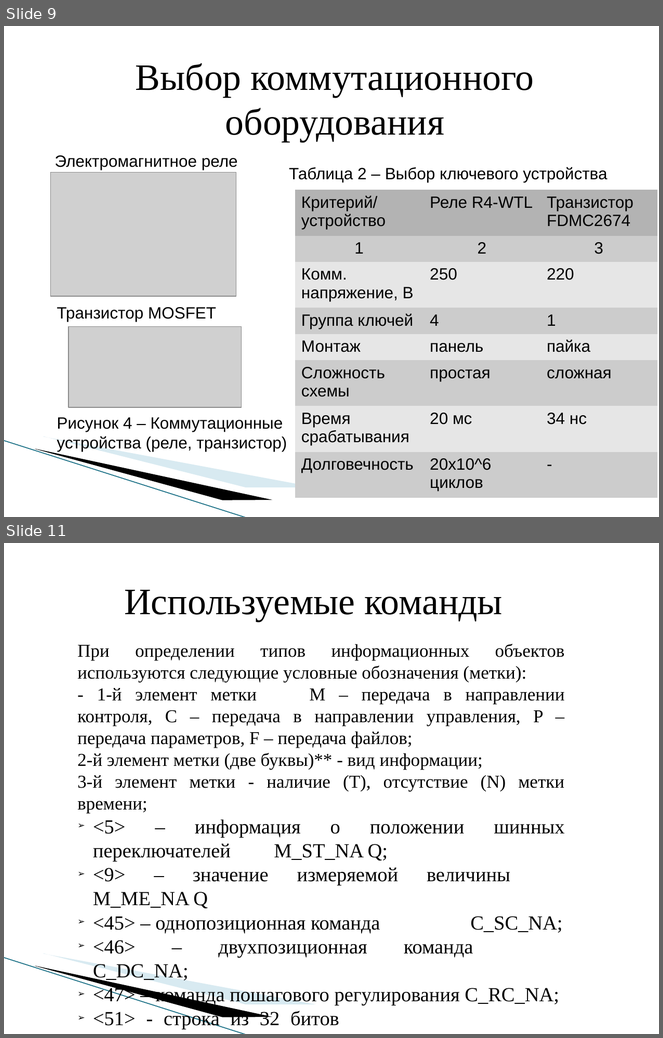
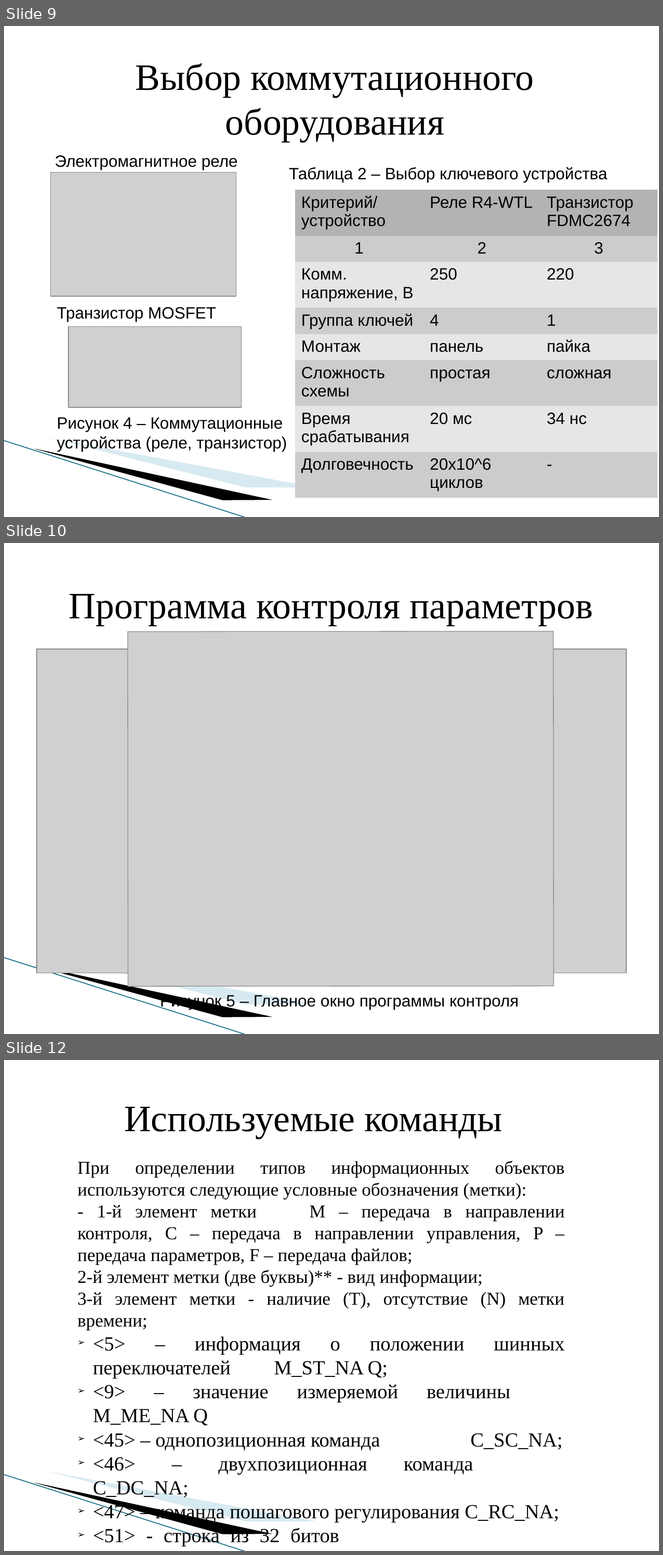
Before and after one commit to jejefferson/diploma, a slide deck: Защита/Презентация_к_защите.odp. Shown one above the other, each under a label of ours: slides 9 and 11 before the commit, slides 9, 10 and 12 after it; the slides between them are not shown. The pictures are 663x1038 and 663x1555 pixels, drawn with LibreOffice and Linux fonts; fonts in the diff are those of the drawing; grey boxes stand for pictures; background and template pictures are left out. Boxes give left, top, right and bottom in pixels: in the first picture for what was removed or moved away, otherwise in the second. Text is boxed around its words. In the diff, an @@ line names an element or a change of style, - is before the commit and + after.

```diff
--- a/Защита/Презентация_к_защите.odp
+++ b/Защита/Презентация_к_защите.odp
@@ slide 10 added at [4,543,659,1034], background #FFFFFF; not listed: 3 template elements that a slide beside it also shows @@
@@ title added at [69,594,594,625], 41 pt, text #000000 @@
+Программа контроля параметров
@@ picture added at [128,631,554,987] @@
@@ picture added at [37,649,626,974] @@
@@ text added at [160,994,519,1010], 18 pt, text #000000 @@
+Рисунок 5 – Главное окно программы контроля
@@ what was slide 11 is now slide 12 @@
```
Also in this commit, not shown: 2 slides changed, 2 other files.
